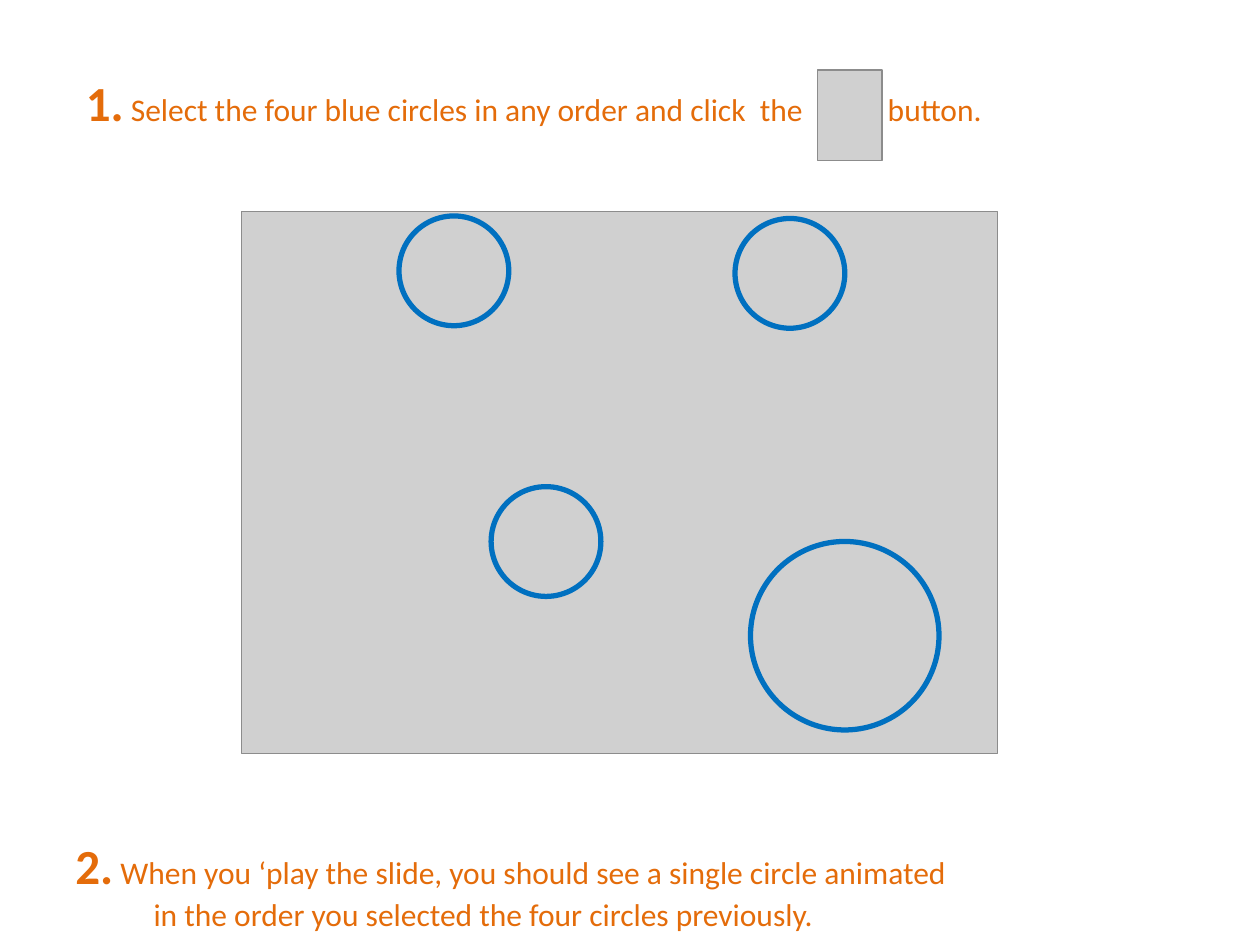
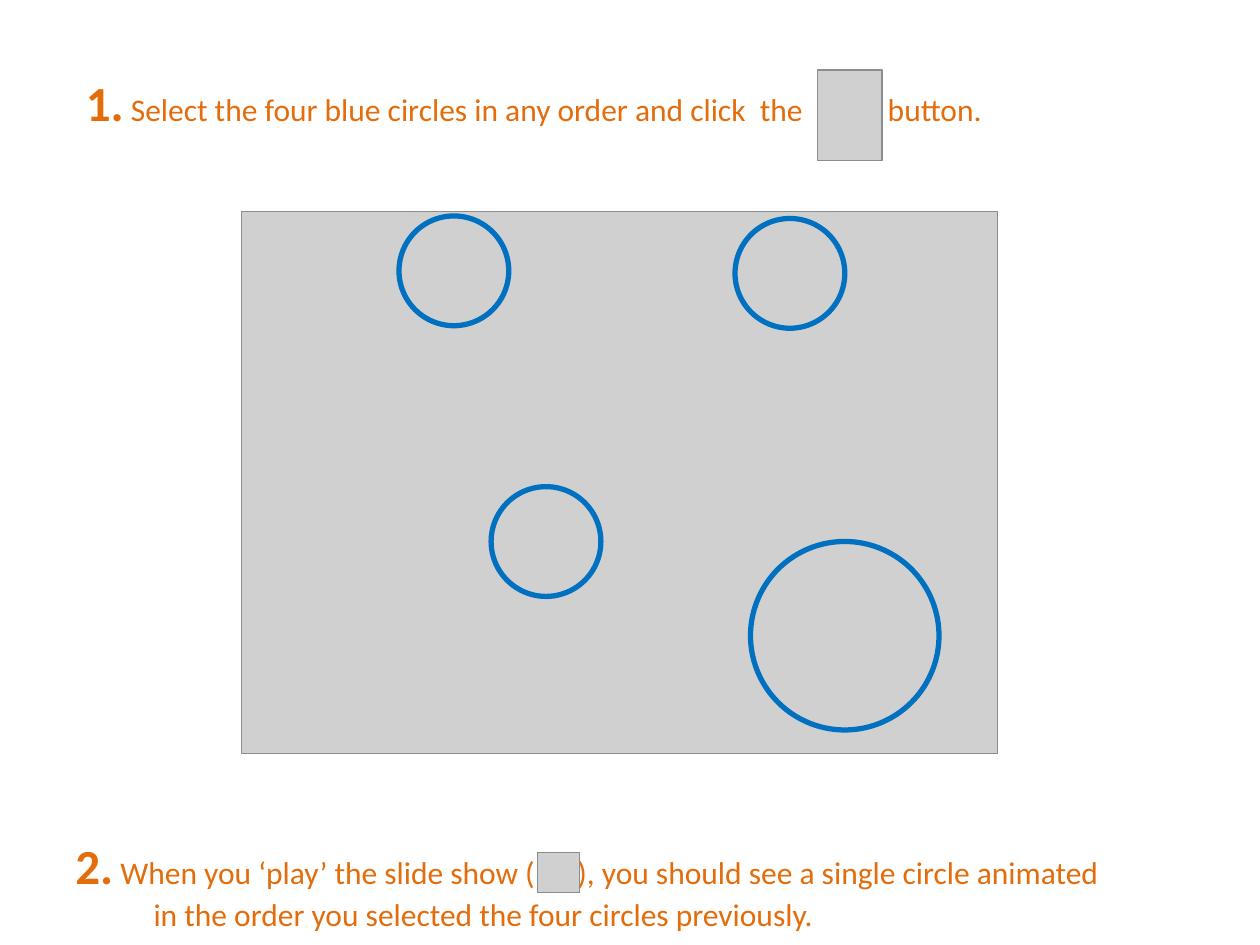
Before and after one commit to PowerPointLabs/PowerPointLabs, a slide deck: slide 12 of doc/PowerPointLabs Quick Tutorial.pptx. Drawn at 1260x945 pixels with LibreOffice and Linux fonts; fonts in the diff are those of the drawing; grey boxes stand for pictures. Boxes give left, top, right and bottom in pixels: in the first picture for what was removed or moved away, otherwise in the second. Text is boxed around its words. In the diff, an @@ line names an element or a change of style, - is before the commit and + after.

```diff
--- a/doc/PowerPointLabs Quick Tutorial.pptx
+++ b/doc/PowerPointLabs Quick Tutorial.pptx
@@ text at [75, 852, 1098, 931]: text changed @@
-2. When you ‘play the slide, you should see a single circle animated
-in the order you selected the four circles previously.
+2. When you ‘play’ the slide show ( ), you should see a single circle animated
+in the order you selected the four circles previously.
@@ picture added at [538, 853, 580, 892] @@
```
Also in this commit, not shown: 4 slides added, 2 other files.
